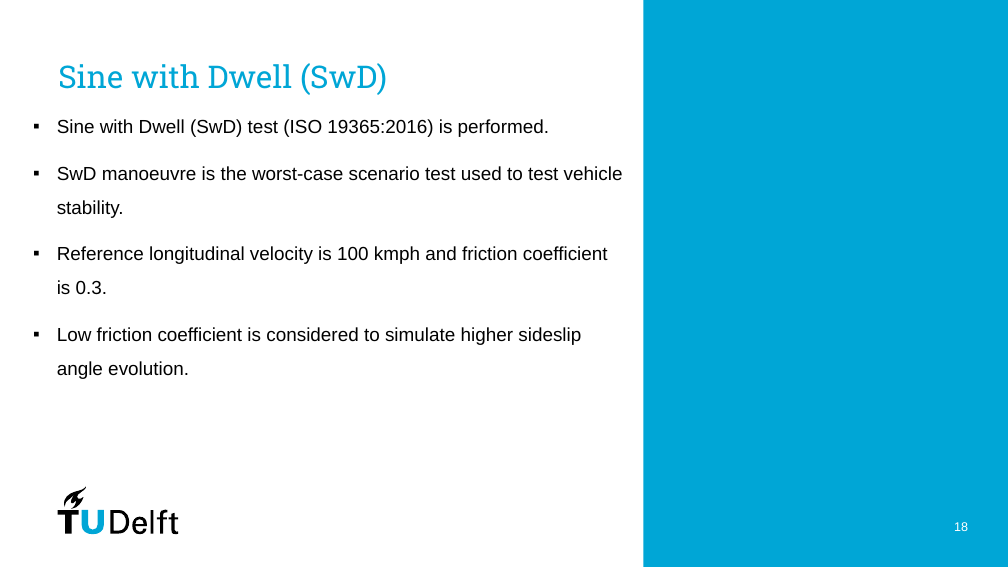
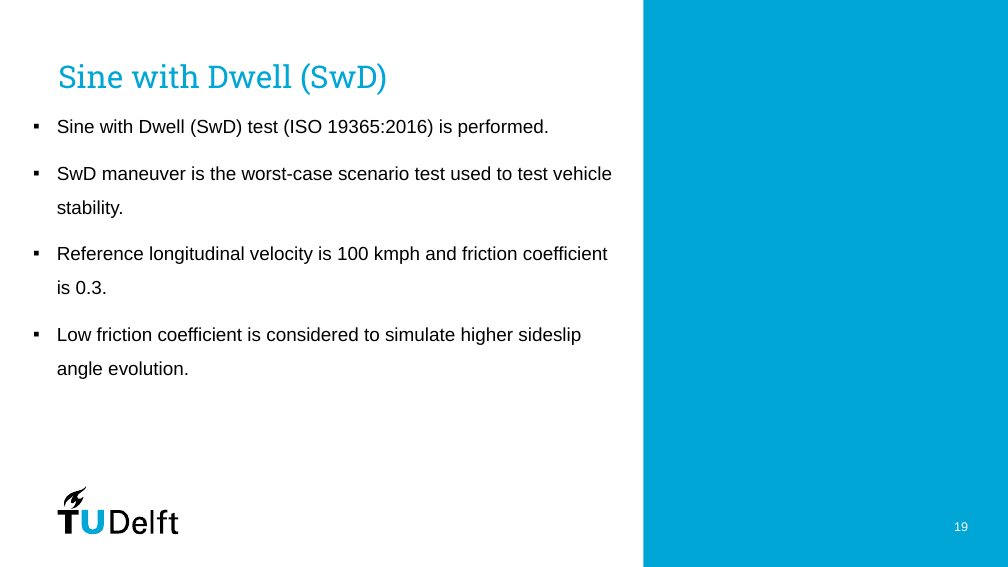
Before and after one commit to PavanPrasad-HG/Vehicle-Dynamics-Control, a slide deck: slide 19 of Group Presentation.pptx (slide 18 before the commit). Drawn at 1008x567 pixels with LibreOffice and Linux fonts; fonts in the diff are those of the drawing. Boxes give left, top, right and bottom in pixels: in the first picture for what was removed or moved away, otherwise in the second. Text is boxed around its words. In the diff, an @@ line names an element or a change of style, - is before the commit and + after.

```diff
--- a/Group Presentation.pptx
+++ b/Group Presentation.pptx
@@ text at (x1=57, y1=166, x2=612, y2=218): text changed @@
-▪ SwD manoeuvre is the worst-case scenario test used to test vehicle stability.
+▪ SwD maneuver is the worst-case scenario test used to test vehicle stability.
```
Also in this commit, not shown: 10 other slides changed, 2 slides added, 2 slides removed, 1 other file.
